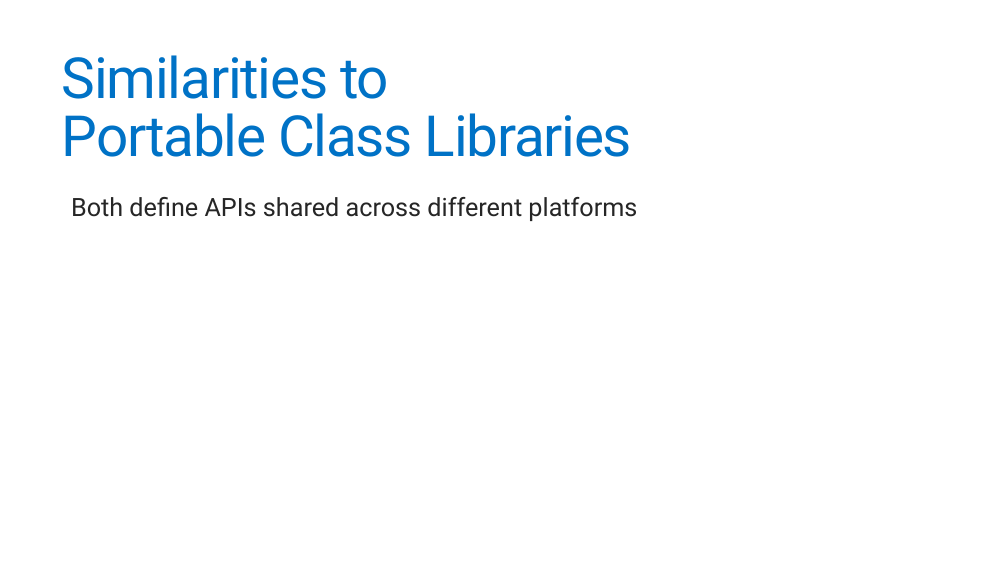
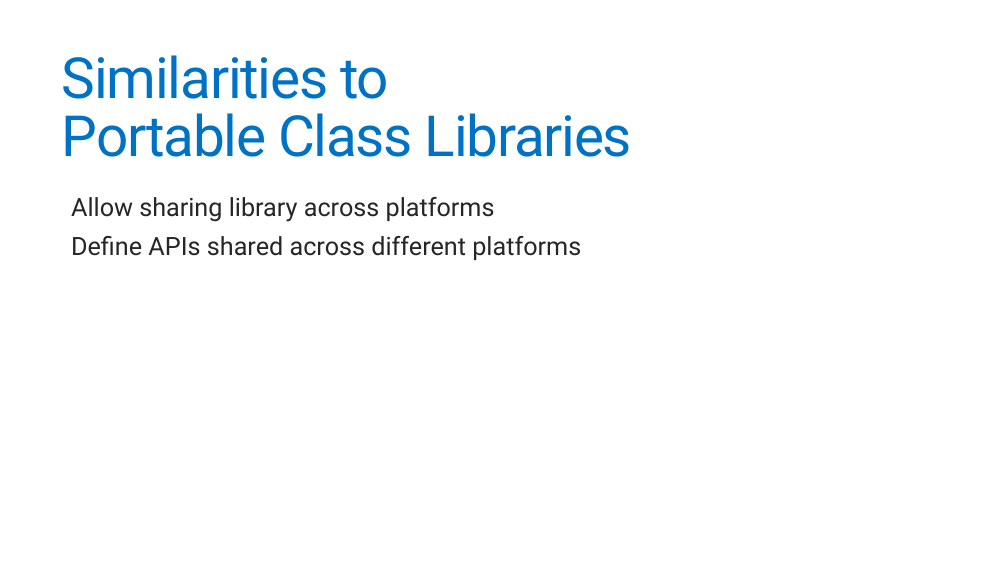
Before and after one commit to jonathantower/dotnet-standard, a slide deck: slide 35 of slides.pptx (slide 33 before the commit). Drawn at 1008x567 pixels with LibreOffice and Linux fonts; fonts in the diff are those of the drawing. Boxes give left, top, right and bottom in pixels: in the first picture for what was removed or moved away, otherwise in the second. Text is boxed around its words. In the diff, an @@ line names an element or a change of style, - is before the commit and + after.

```diff
--- a/slides.pptx
+++ b/slides.pptx
@@ text at (71, 197, 581, 260): text changed @@
-  Both define APIs shared across different platforms
+  Allow sharing library across platforms
+  Define APIs shared across different platforms
```
Also in this commit, not shown: 10 other slides changed, 6 slides added, 2 slides removed, 1 other file.
